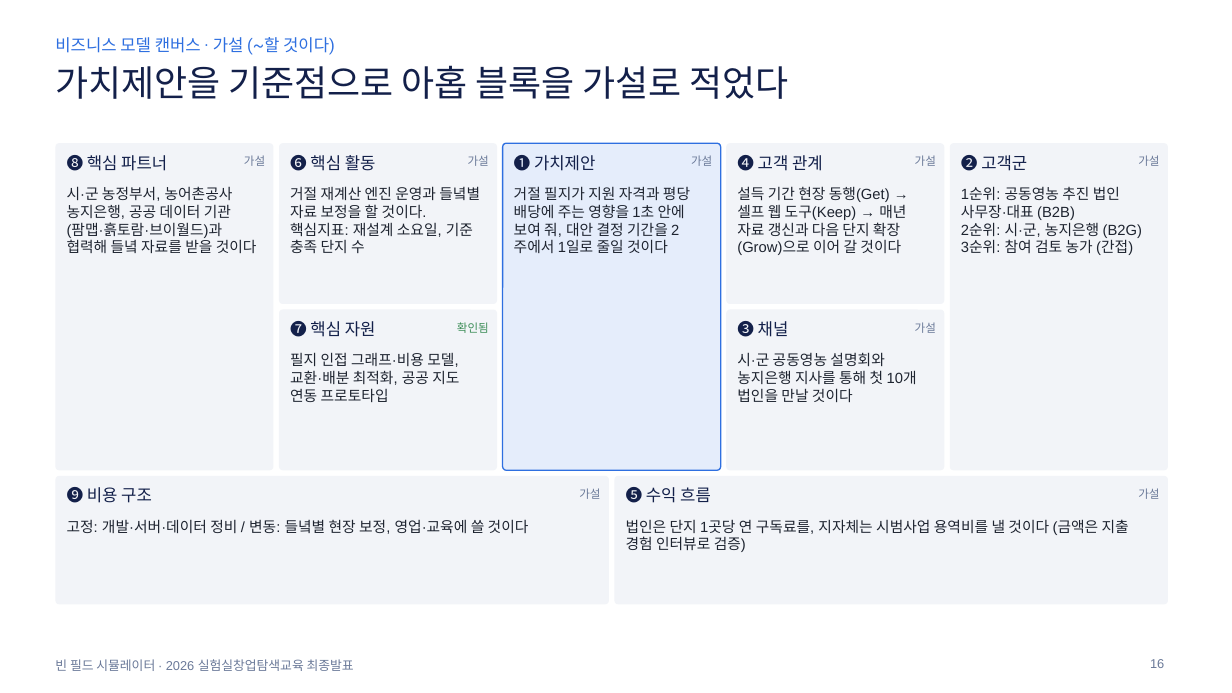
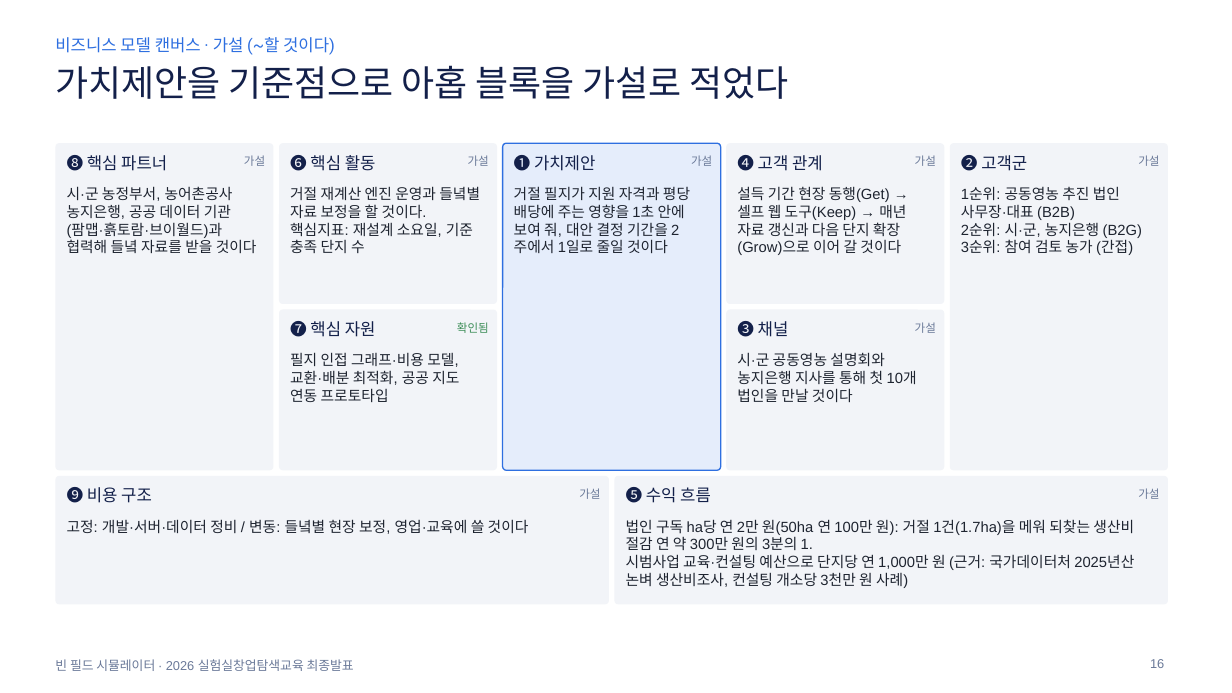
Before and after one commit to yean1234/Cooperative-farming-system, a slide deck: slide 16 of docs/빈필드시뮬레이터_최종발표.pptx. Drawn at 1232x693 pixels with LibreOffice and Linux fonts; fonts in the diff are those of the drawing. Boxes give left, top, right and bottom in pixels: in the first picture for what was removed or moved away, otherwise in the second. Text is boxed around its words. In the diff, an @@ line names an element or a change of style, - is before the commit and + after.

```diff
--- a/docs/빈필드시뮬레이터_최종발표.pptx
+++ b/docs/빈필드시뮬레이터_최종발표.pptx
@@ text at box(626, 519, 1134, 588): text changed @@
-법인은 단지 1곳당 연 구독료를, 지자체는 시범사업 용역비를 낼 것이다 (금액은 지출 경험 인터뷰로 검증)
+법인 구독 ha당 연 2만 원(50ha 연 100만 원): 거절 1건(1.7ha)을 메워 되찾는 생산비 절감 연 약 300만 원의 3분의 1.
+시범사업 교육·컨설팅 예산으로 단지당 연 1,000만 원 (근거: 국가데이터처 2025년산 논벼 생산비조사, 컨설팅 개소당 3천만 원 사례)
```
Also in this commit, not shown: 2 other files.
